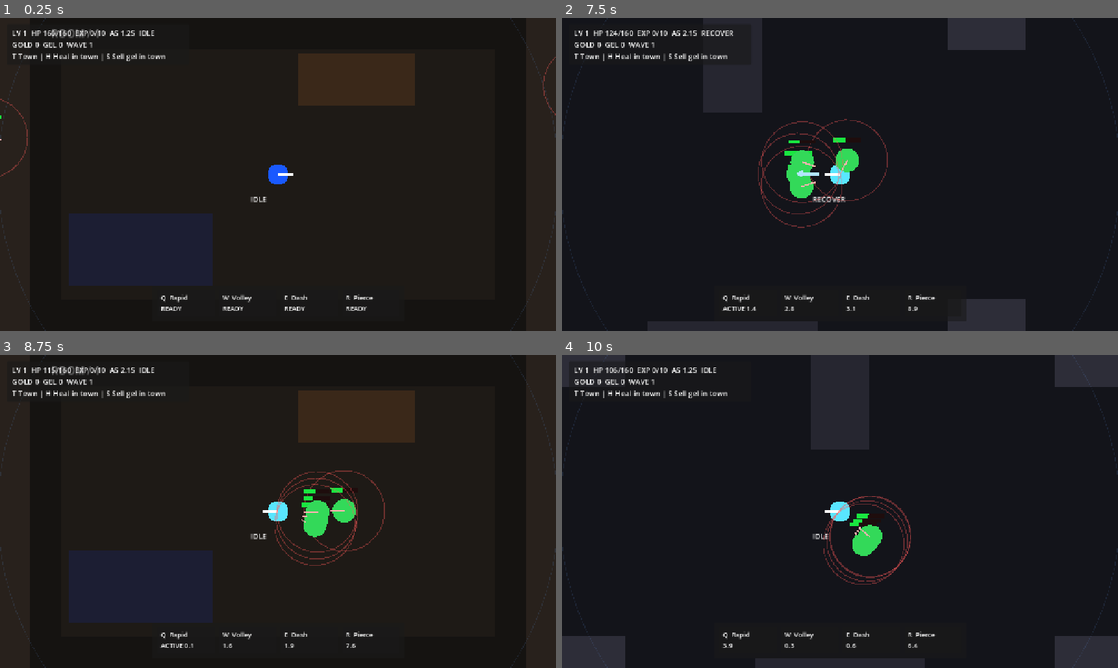
Above: before the commit, frames 1-4 (two rows, left to right).
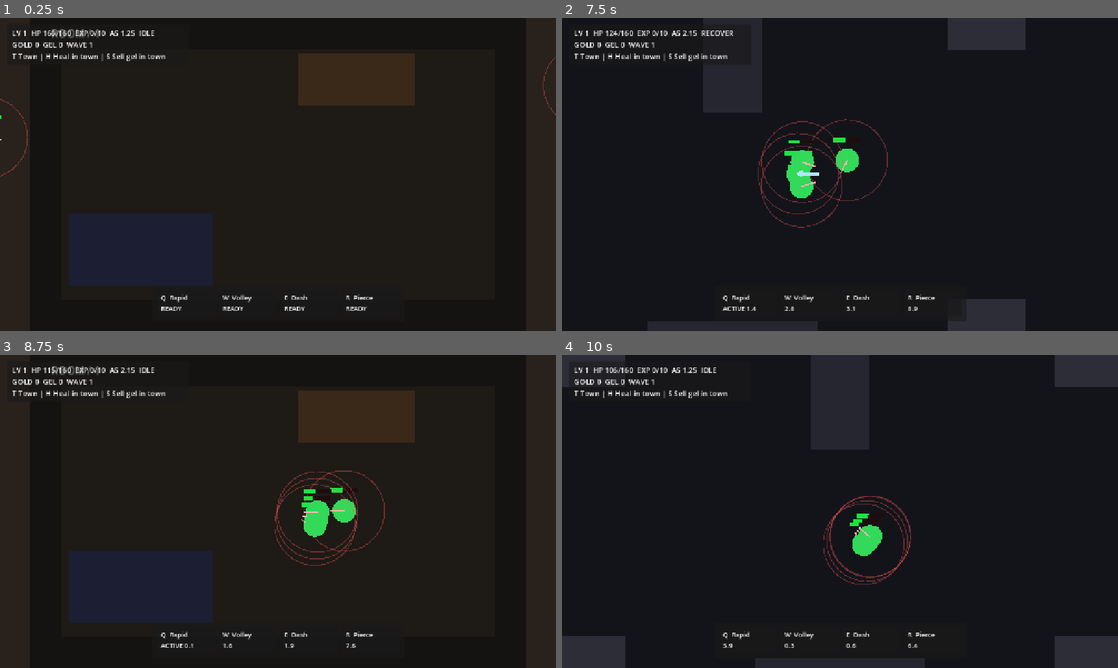
Above: after the commit, the same moments.

Repository: danyoon0760/last-archer
Game: Godot game, scene res://scenes/Main.tscn
Same seed, same stepped clock (60 frames per second), same inputs: the game is played once before the commit and once after it.
Inputs (mouse positions are in pixels of both pictures, inside the frame that each line leads up to):
- Up to frame 1 (0.25 s): no input
- Up to frame 2 (7.5 s): tap Enter at 0.5 s; move the mouse to (962, 158) at 0.52 s; hold W 0.53-1.28 s; tap T at 0.6, 6.6 s; click (962, 158) at 0.67 s; move the mouse to (728, 190) at 1.27 s; hold S 1.28-2.03 s; tap H at 1.35, 7.35 s; tap Space at 2 s; move the mouse to (895, 105) at 2.02 s; hold W 2.03-3.53 s; tap 1 at 2.1 s; move the mouse to (812, 237) at 2.77 s; tap 2 at 2.85 s; click (812, 237) at 2.92 s; move the mouse to (1006, 221) at 3.52 s; hold A 3.53-5.03 s; tap 3 at 3.6 s; move the mouse to (673, 127) at 4.27 s; tap R at 4.35 s; move the mouse to (867, 174) at 5.02 s; hold S 5.03-5.78 s; tap E at 5.1 s; click (867, 174) at 5.17 s; move the mouse to (756, 96) at 5.77 s; hold W from 5.78 s (still down); tap Q at 5.85 s; move the mouse to (962, 158) at 6.52 s; move the mouse to (728, 190) at 7.27 s; click (728, 190) at 7.42 s
- Up to frame 3 (8.75 s): move the mouse to (333, 442) at 8.02 s; release W at 8.03 s; hold S from 8.03 s (still down); tap 1 at 8.1 s
- Up to frame 4 (10 s): move the mouse to (812, 574) at 8.77 s; release S at 8.78 s; hold A 8.78-9.53 s; tap 2 at 8.85 s; move the mouse to (1006, 558) at 9.52 s; hold W from 9.53 s (still down); tap 3 at 9.6 s; click (1006, 558) at 9.67 s

The runs differ from the first frame. In frame 1, 0.4% of the frame differs, in the area x 0-100%, y 0-100%; in frame 2, 0.4%; in frame 3, 0.4%; in frame 4, 0.4%.

Commit message:
Hide temporary player debug drawing

Diff:
--- a/scripts/player_kite.gd
+++ b/scripts/player_kite.gd
@@ -470,16 +470,4 @@
 	return ["IDLE", "MOVE", "CHASE", "WINDUP", "RECOVER", "AMOVE", "HOLD"][state]
 
 func _draw() -> void:
-	var c := Color(0.1, 0.35, 1.0)
-	if is_dead:
-		c = Color(0.25, 0.25, 0.25)
-	elif inv > 0.0:
-		c = Color(0.35, 0.9, 1.0)
-	elif q > 0.0:
-		c = Color(0.45, 0.6, 1.0)
-	draw_circle(Vector2.ZERO, 16, c)
-	draw_line(Vector2.ZERO, dir * 24, Color.WHITE, 3)
-	draw_arc(Vector2.ZERO, attack_range, 0, TAU, 96, Color(0.4, 0.65, 1.0, 0.12), 1)
-	draw_string(ThemeDB.fallback_font, Vector2(-42, 42), name_s(), HORIZONTAL_ALIGNMENT_LEFT, -1, 11, Color.WHITE)
-	if is_dead:
-		draw_string(ThemeDB.fallback_font, Vector2(-64, -56), "DEAD - R", HORIZONTAL_ALIGNMENT_LEFT, -1, 14, Color.WHITE)
+	pass
